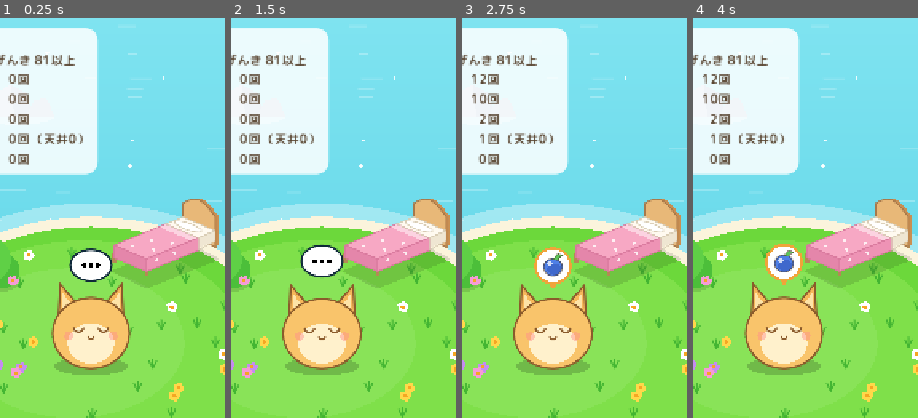
Above: before the commit, frames 1-4 (left to right).
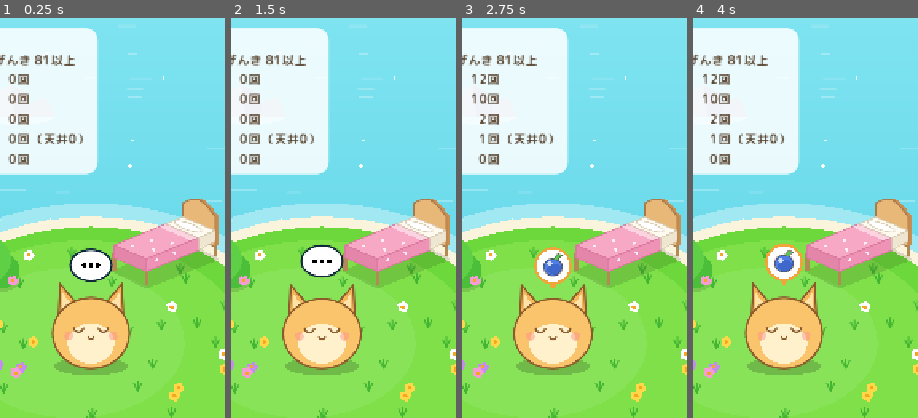
Above: after the commit, the same moments.

Repository: re5kn/PseudoSleep
Game: Godot game, scene res://main.tscn
Two runs of this game, one before a commit and one after it. Both use one fixed random seed, a clock stepped at 60 frames per second and the inputs below.
Inputs:
- Up to frame 1 (0.25 s): no input
- Up to frame 2 (1.5 s): click "－" at 0.5 s; click "＋" at 1.25 s
- Up to frame 3 (2.75 s): click "3時間分すすめる" at 2 s
- Up to frame 4 (4 s): click "げんき：81以上で固定" at 2.75 s; click "げんき：100から減少" at 3.5 s
The pictures show only the part of the screen within x 30-80%, y 0-50%; the shares and areas given below are measured in that part.

The runs differ from the first frame. In frame 1, 0.1% of the frame differs, in the area x 49-97%, y 57-67%; in frame 2, 0.1%; in frame 3, 0.1%; in frame 4, 0.1%.

Commit message:
Bed legs reach the shadow and stand at the head end too
Co-Authored-By: Claude Opus 5.5 (1M context) <noreply@anthropic.com>
Claude-Session: https://claude.ai/code/session_01J37SGmJ2t2hMNj1xjm63HX

Diff:
--- a/scripts/field_background.gd
+++ b/scripts/field_background.gd
@@ -130,8 +130,9 @@
 	var line := Color("a8794a")
 	var shadow := PackedVector2Array([a + H * 2.6 + Vector2(-6, 0), b + H * 2.6 + Vector2(0, 6), c + H * 2.6 + Vector2(8, 4), d + H * 2.6 + Vector2(6, -4)])
 	draw_colored_polygon(shadow, Color(0, 0, 0, 0.12))
-	for q in [a, b, c]:
-		draw_rect(Rect2(q + H + Vector2(-3, -2), Vector2(6, 13)), Color("b38a55"))
+	# 足は影の位置（H * 2.6）まで届く。頭側の2本はヘッドボードの下から出る
+	for q in [d, a, c, b]:
+		draw_rect(Rect2(q + H + Vector2(-3, -2), Vector2(6, H.y * 1.6 + 2)), Color("b38a55"))
 	# ヘッドボード（上が丸い板）
 	var head := PackedVector2Array([c + H * 1.6, d + H * 1.6])
 	for i in 13:
